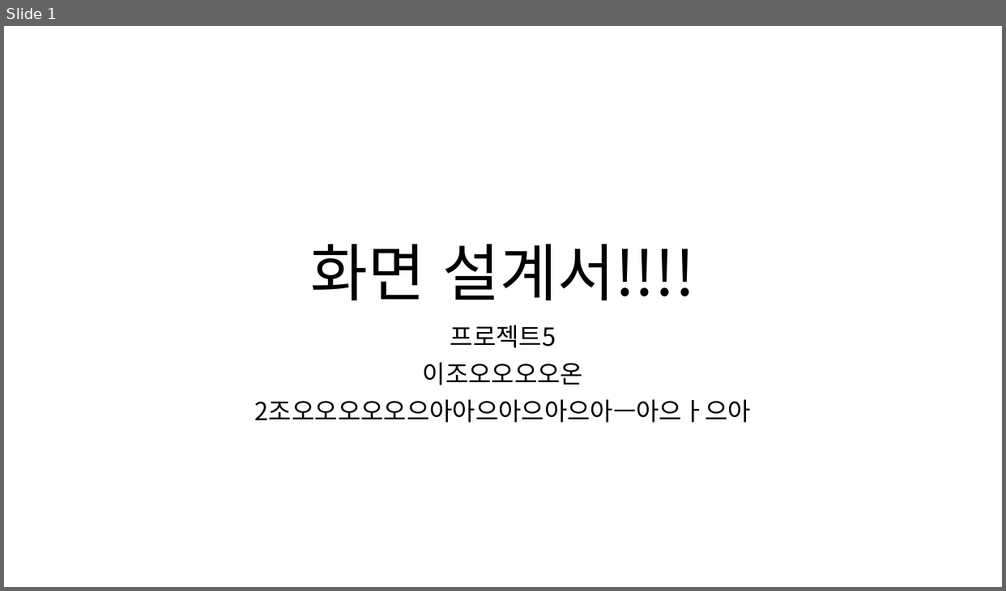
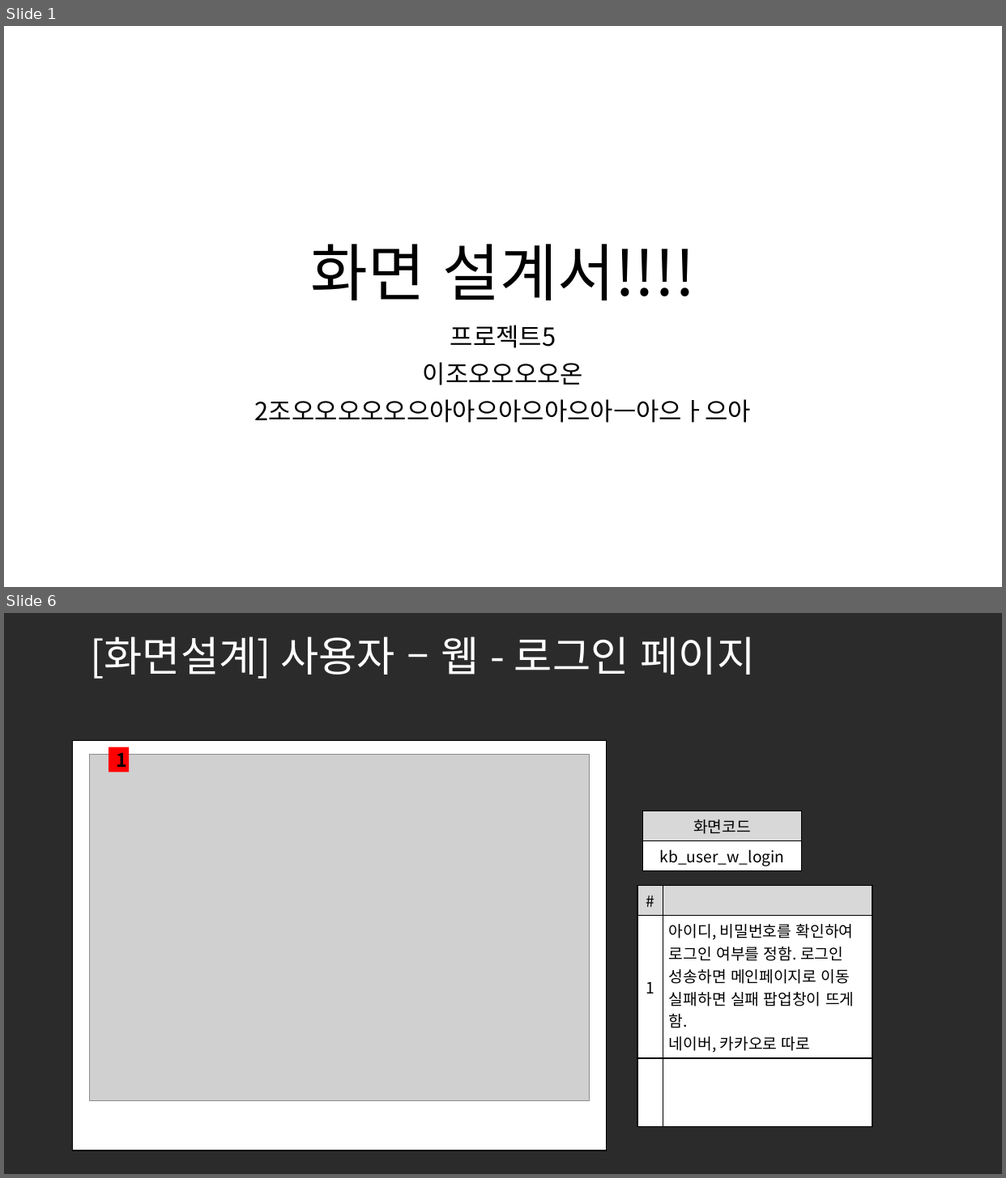
Before and after one commit to ezenteam2/e-Zone, a slide deck: 0 발표용 파워포인트/0417 3차발표/0417 project05 - 파워포인트 - 기범.pptx. Shown one above the other, each under a label of ours: slide 1 before the commit, slides 1 and 6 after it; the slides between them are not shown. The pictures are 1006x591 and 1006x1178 pixels, drawn with LibreOffice and Linux fonts; fonts in the diff are those of the drawing; grey boxes stand for pictures; background and template pictures are left out; a plain dark background stands for a picture behind light text. Boxes give left, top, right and bottom in pixels: in the first picture for what was removed or moved away, otherwise in the second. Text is boxed around its words. In the diff, an @@ line names an element or a change of style, - is before the commit and + after.

```diff
--- a/0 발표용 파워포인트/0417 3차발표/0417 project05 - 파워포인트 - 기범.pptx
+++ b/0 발표용 파워포인트/0417 3차발표/0417 project05 - 파워포인트 - 기범.pptx
@@ slide 6 added at <box>4,613,1002,1174</box>, background picture (left out) @@
@@ title added at <box>90,636,756,679</box>, 40 pt, text #FFFFFF @@
+[화면설계] 사용자 – 웹 - 로그인 페이지
@@ rectangle added at <box>72,740,607,1152</box>, fill #FFFFFF, outline #000000 1 pt @@
@@ picture added at <box>89,755,589,1101</box> @@
@@ rectangle added at <box>108,747,129,772</box>, fill #FF0000, 18 pt, text #000000, bold @@
+1
@@ table added at <box>642,811,802,870</box>, 2 rows, 1 columns @@
+화면코드
+kb_user_w_login
@@ table added at <box>637,885,872,1101</box>, 3 rows, 2 columns @@
+# | 
+1 | 아이디, 비밀번호를 확인하여 로그인 여부를 정함. 로그인 성송하면 메인페이지로 이동 실패하면 실패 팝업창이 뜨게 함. / 네이버, 카카오로 따로
+ | 
```
Also in this commit, not shown: 15 other slides added, 1 other file.
